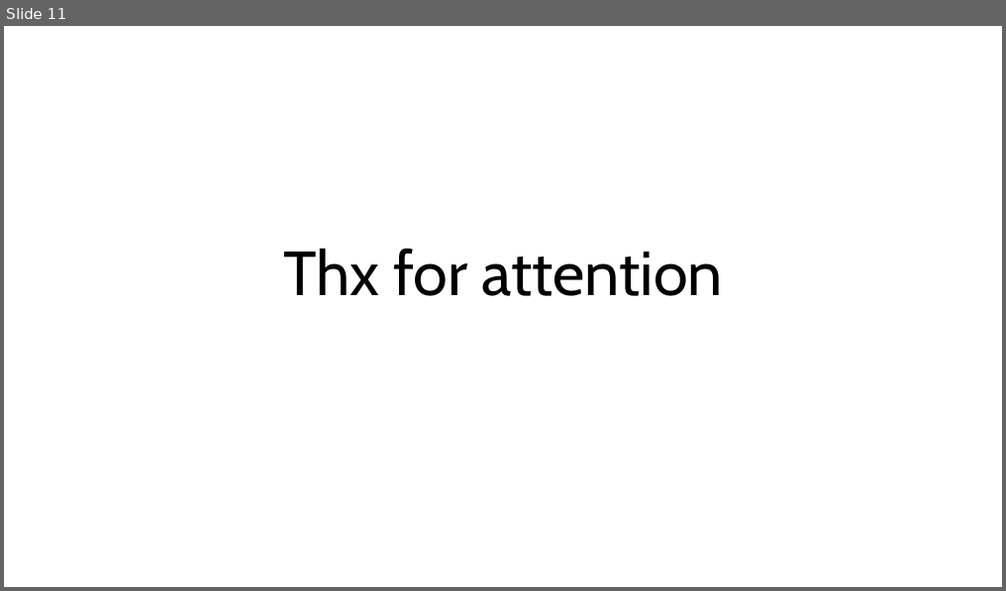
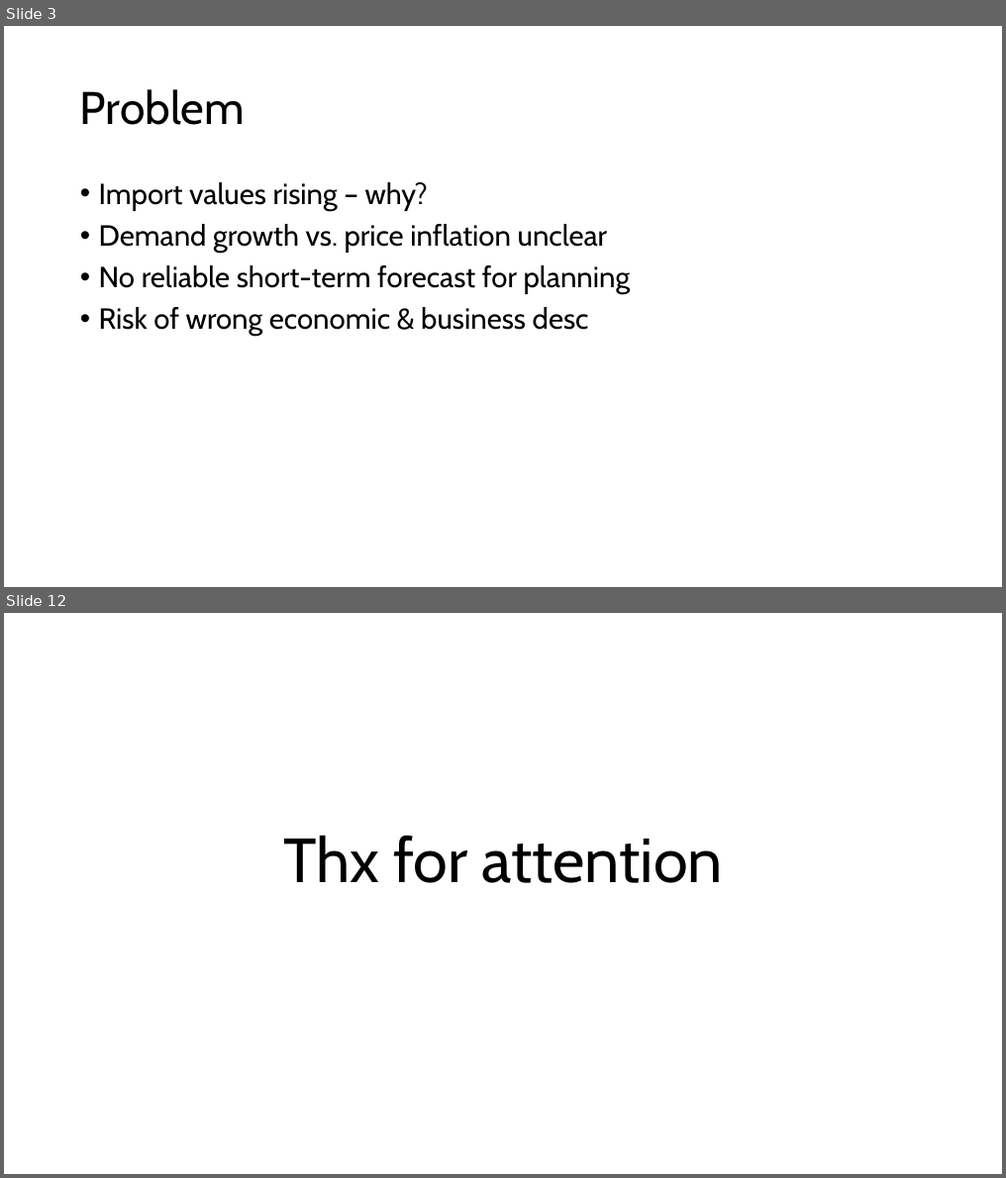
Before and after one commit to andreasranzmaier/TIS3-Fitzgerald, a slide deck: PitchDeck.pptx. Shown one above the other, each under a label of ours: slide 11 before the commit, slides 3 and 12 after it; the slides between them are not shown. The pictures are 1006x591 and 1006x1178 pixels, drawn with LibreOffice and Linux fonts; fonts in the diff are those of the drawing. Boxes give left, top, right and bottom in pixels: in the first picture for what was removed or moved away, otherwise in the second. Text is boxed around its words. In the diff, an @@ line names an element or a change of style, - is before the commit and + after.

```diff
--- a/PitchDeck.pptx
+++ b/PitchDeck.pptx
@@ slide 3 added at bbox=[4, 26, 1002, 587], background #FFFFFF @@
@@ title added at bbox=[80, 89, 245, 125], 44 pt, text #000000 @@
+Problem
@@ text added at bbox=[99, 182, 631, 337], 28 pt, text #000000 @@
+• Import values rising – why?
+• Demand growth vs. price inflation unclear
+• No reliable short-term forecast for planning
+• Risk of wrong economic & business desc
@@ what was slide 11 is now slide 12 @@
```
Also in this commit, not shown: 5 slides changed, 5 other slides added, 5 slides removed.
